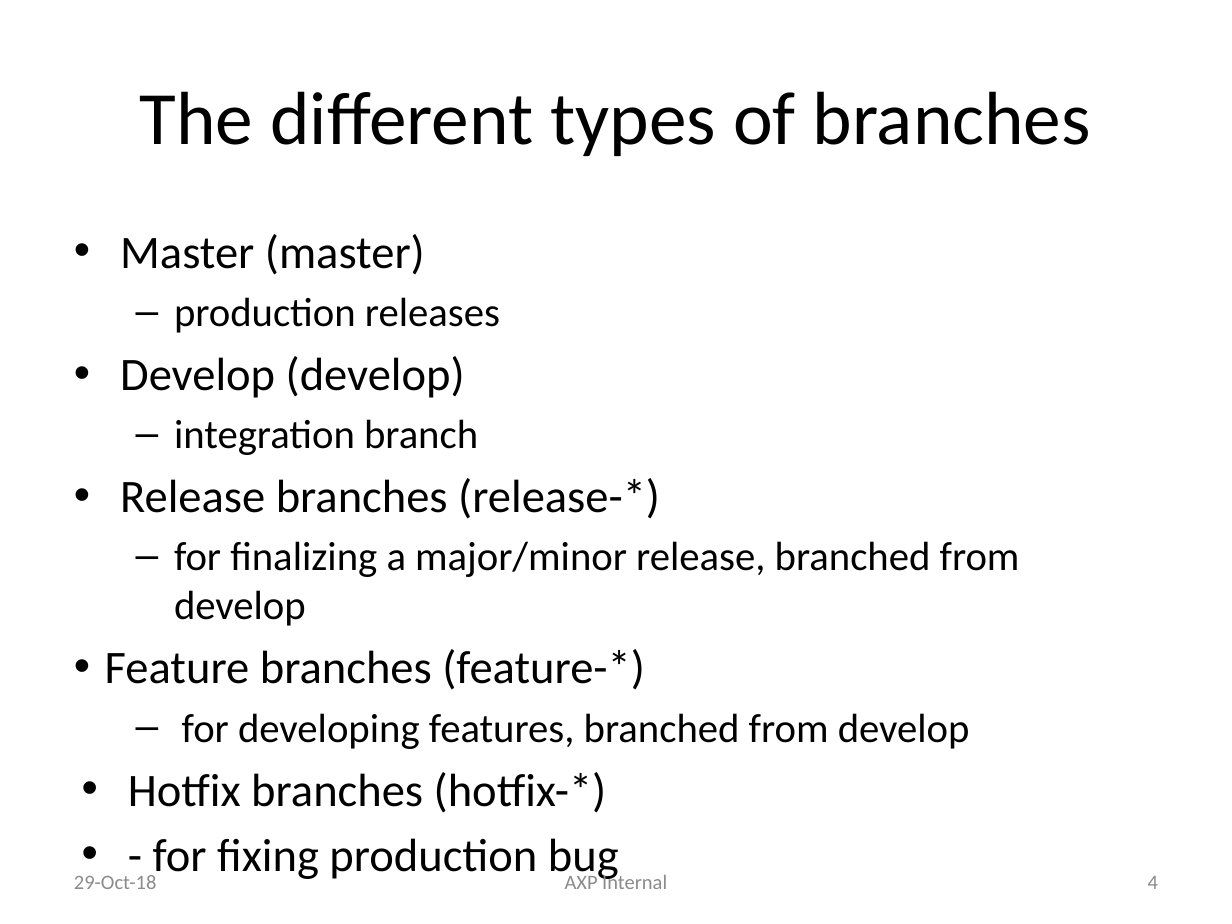
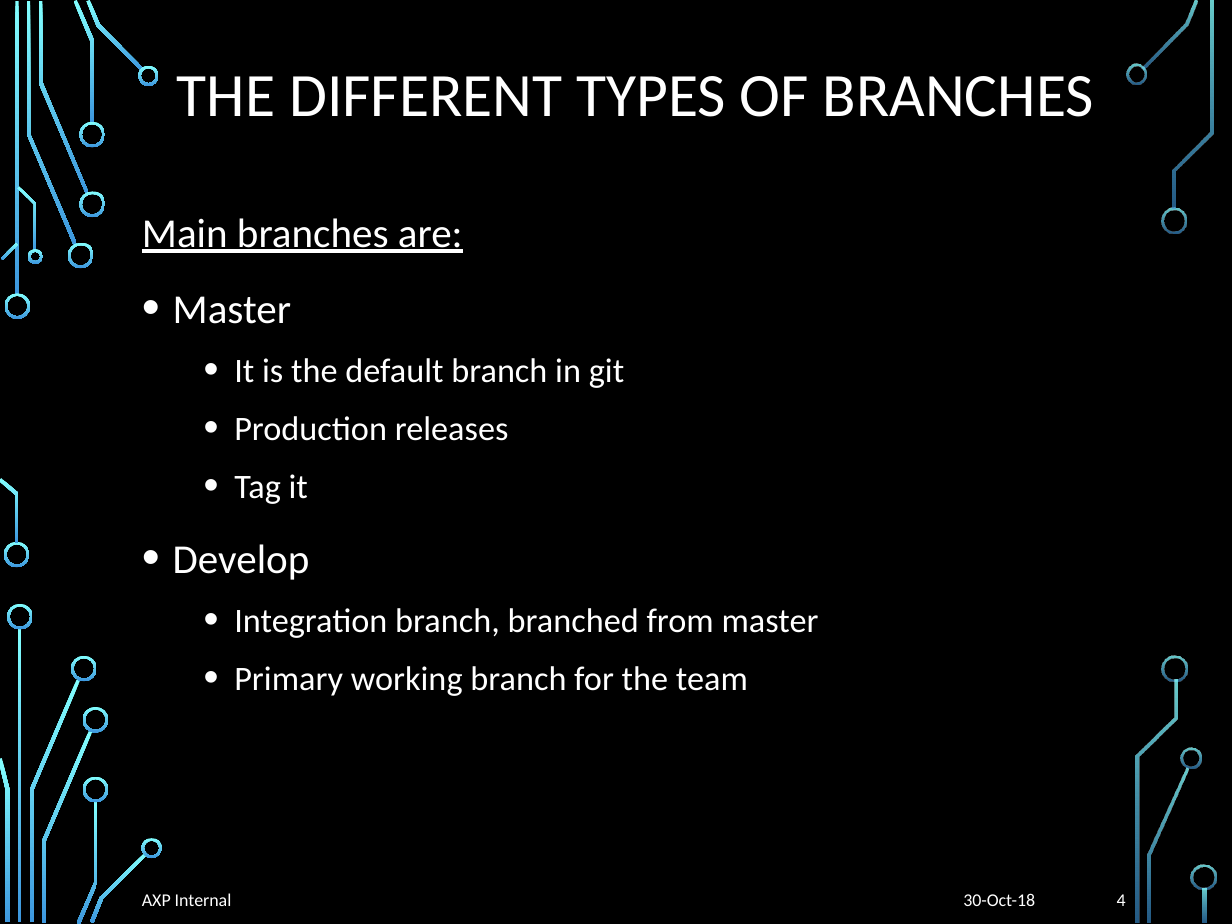
Before and after one commit to liyuan6006/GitStrategies, a slide deck: slide 4 of Branching.pptx. Drawn at 1232x924 pixels with LibreOffice and Linux fonts; fonts in the diff are those of the drawing; background and template pictures are left out. Boxes give left, top, right and bottom in pixels: in the first picture for what was removed or moved away, otherwise in the second. Text is boxed around its words. In the diff, an @@ line names an element or a change of style, - is before the commit and + after.

Commit message:
update ppt

```diff
--- a/Branching.pptx
+++ b/Branching.pptx
@@ background #FFFFFF to picture (left out) @@
@@ title at [177, 76, 1094, 117]: text changed; size 44 to 36 pt; text colour #000000 to #FFFFFF @@
-The different types of branches
+THE DIFFERENT TYPES OF BRANCHES
@@ text at [142, 218, 819, 696]: text changed; size 27.2 to 20 pt; text colour #000000 to #FFFFFF @@
-• Master (master)
-  – production releases
-• Develop (develop)
-  – integration branch
-• Release branches (release-*)
-  – for finalizing a major/minor release, branched from develop
-• Feature branches (feature-*)
-  – for developing features, branched from develop
-• Hotfix branches (hotfix-*)
-• - for fixing production bug
+Main branches are:
+• Master
+  • It is the default branch in git
+  • Production releases
+  • Tag it
+• Develop
+  • Integration branch, branched from master
+  • Primary working branch for the team
@@ text "AXP Internal": place and size @@
-text "AXP Internal" at [565, 872, 667, 889]
+text "AXP Internal" at [142, 893, 232, 906]
@@ text "AXP Internal" at [142, 893, 232, 906]: size 12 to 10.5 pt, text colour #8C8C8C to #FFFFFF; alignment centre to left @@
@@ text at [963, 893, 1035, 906]: text changed; size 12 to 10.5 pt; text colour #8C8C8C to #FFFFFF @@
-29-Oct-18
+30-Oct-18
@@ page number: place and size @@
-page number at [1148, 876, 1158, 889]
+page number at [1117, 894, 1126, 906]
@@ page number at [1117, 894, 1126, 906]: size 12 to 10.5 pt, text colour #8C8C8C to #FFFFFF @@
@@ group added at [0, 0, 1216, 924]: 33 freeform shapes, 3 rectangles @@
```
Also in this commit, not shown: 12 other slides changed, 4 slides added, 4 slides removed.
